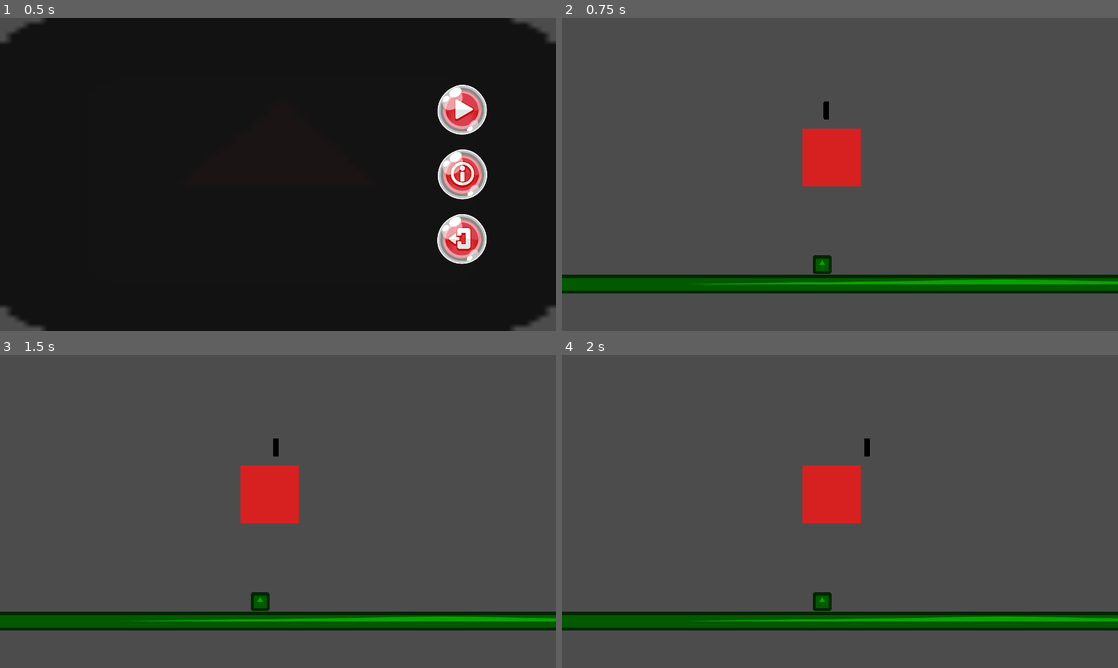
Above: before the commit, frames 1-4 (two rows, left to right).
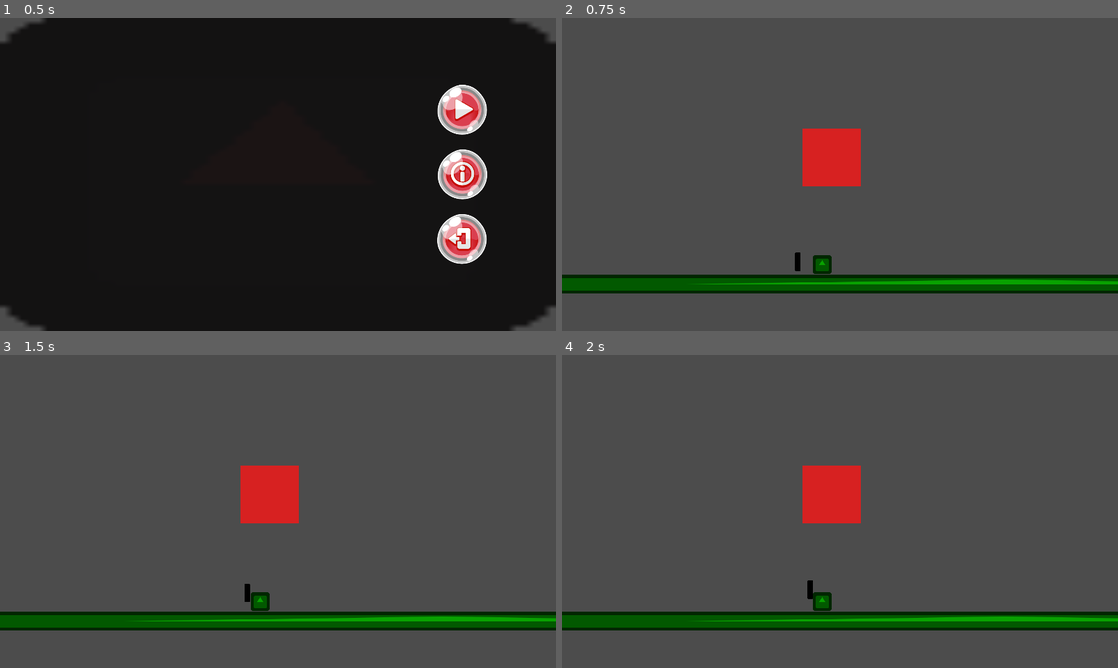
Above: after the commit, the same moments.

Repository: talentomarcos/keep_sleeping_mini_jam_68_sleep
Game: Godot game, scene res://_scenes/MainMenu.tscn
The game is run twice, just before and just after one commit, with the same random seed, the same clock (stepped at 60 frames per second) and the same inputs. The engine's default icon, where the game draws it, is replaced by a stand-in: a white triangle on a blue panel in a dark square.
Inputs (mouse positions are in pixels of both pictures, inside the frame that each line leads up to):
- Up to frame 1 (0.5 s): no input
- Up to frame 2 (0.75 s): click (1023, 108) at 0.5 s
- Up to frame 3 (1.5 s): tap Enter at 1.25 s; hold D (right) from 1.28 s (still down); hold Space (jump) from 1.28 s (still down)
- Up to frame 4 (2 s): keep holding D (right); keep holding Space (jump)

Frame 1 is identical in both runs. In frame 2, 0.1% of the frame differs, in the area x 41-48%, y 26-81%; in frame 3, 0.1%; in frame 4, 0.1%, in the area x 44-56%, y 26-78%.

Commit message:
Added some new functionality and stuff for level design and player movement.

Diff:
--- a/keep_sleeping/_scenes/Level1.tscn
+++ b/keep_sleeping/_scenes/Level1.tscn
@@ -1,12 +1,11 @@
 [gd_scene load_steps=5 format=2]
 
-[ext_resource path="res://icon.png" type="Texture" id=1]
-[ext_resource path="res://characters/Player.gd" type="Script" id=2]
+[ext_resource path="res://characters/Player.tscn" type="PackedScene" id=1]
 [ext_resource path="res://world/Ground.tscn" type="PackedScene" id=3]
+[ext_resource path="res://objects/SoundArea.gd" type="Script" id=4]
 
-[sub_resource type="CapsuleShape2D" id=1]
-radius = 9.28925
-height = 44.7709
+[sub_resource type="CircleShape2D" id=2]
+radius = 65.9201
 
 [node name="Level1" type="Node2D"]
 
@@ -30,17 +29,17 @@
 [node name="Ground2" parent="World" instance=ExtResource( 3 )]
 position = Vector2( 898.469, 850.844 )
 
-[node name="Player" type="KinematicBody2D" parent="."]
-position = Vector2( 913.18, 350.965 )
-collision_mask = 2
-script = ExtResource( 2 )
+[node name="Player" parent="." instance=ExtResource( 1 )]
+position = Vector2( 813.988, 867.805 )
 
-[node name="Collider" type="CollisionShape2D" parent="Player"]
-position = Vector2( 0, -32 )
-shape = SubResource( 1 )
+[node name="SoundArea" type="Area2D" parent="."]
+modulate = Color( 0.0235294, 0.968627, 0.682353, 1 )
+position = Vector2( 659.263, 844.26 )
+input_pickable = false
+collision_layer = 0
+script = ExtResource( 4 )
 
-[node name="Body" type="Sprite" parent="Player"]
-modulate = Color( 0, 0, 0, 1 )
-position = Vector2( 0, -32 )
-scale = Vector2( 0.3, 1 )
-texture = ExtResource( 1 )
+[node name="Collider" type="CollisionShape2D" parent="SoundArea"]
+shape = SubResource( 2 )
+[connection signal="body_entered" from="SoundArea" to="SoundArea" method="_on_body_entered"]
+[connection signal="body_exited" from="SoundArea" to="SoundArea" method="_on_body_exited"]
--- a/keep_sleeping/characters/Player.gd
+++ b/keep_sleeping/characters/Player.gd
@@ -1,19 +1,35 @@
 extends KinematicBody2D
 
-export(float) var max_speed = 200.0
+export(float, 1.0, 500.0, 0.1) var max_speed = 200.0
+export(float, 1.0, 500.0, 0.1) var jump_force = 200.0
+export(float, 1.0, 500.0, 0.1) var gravity_force = 400.0
+export(float, 1.0, 2000.0, 0.1) var max_fall_speed = 1000.0
+
 
 var velocity := Vector2.ZERO
 
-func get_inputs():
-	velocity = Vector2.ZERO
-
+func get_inputs() -> void:
 	velocity.x = Input.get_action_strength('right') - Input.get_action_strength('left')
 #    if Input.is_action_pressed('down'):
 #        velocity = Vector2(-speed, 0).rotated(rotation)
 #    if Input.is_action_pressed('up'):
 #        velocity = Vector2(speed, 0).rotated(rotation)
+	velocity.x *= max_speed
 
-func _physics_process(delta):
+func _input(event: InputEvent) -> void:
+	if event.is_action_pressed("jump") and is_on_floor():
+		jump()
+
+func _physics_process(delta: float) -> void:
+	apply_gravity(delta)
 	get_inputs()
 #	rotation += rotation_dir * rotation_speed * delta
-	velocity = move_and_slide(velocity * max_speed)
+
+	velocity = move_and_slide(velocity, Vector2.UP)
+
+func jump() -> void:
+	velocity.y = -jump_force
+
+func apply_gravity(delta: float) -> void:
+	velocity.y += gravity_force * delta if not is_on_floor() else 0.0
+#	velocity.y = clamp(velocity.y, gravity_force, max_fall_speed)
--- /dev/null
+++ b/keep_sleeping/characters/Player.tscn
@@ -0,0 +1,22 @@
+[gd_scene load_steps=4 format=2]
+
+[ext_resource path="res://icon.png" type="Texture" id=1]
+[ext_resource path="res://characters/Player.gd" type="Script" id=2]
+
+[sub_resource type="CapsuleShape2D" id=1]
+radius = 9.28925
+height = 44.7709
+
+[node name="Player" type="KinematicBody2D"]
+collision_mask = 2
+script = ExtResource( 2 )
+
+[node name="Collider" type="CollisionShape2D" parent="."]
+position = Vector2( 0, -32 )
+shape = SubResource( 1 )
+
+[node name="Body" type="Sprite" parent="."]
+modulate = Color( 0, 0, 0, 1 )
+position = Vector2( 0, -32 )
+scale = Vector2( 0.3, 1 )
+texture = ExtResource( 1 )
--- /dev/null
+++ b/keep_sleeping/objects/SoundArea.gd
@@ -0,0 +1,14 @@
+extends Area2D
+
+var is_inside_the_area := false
+
+func _on_body_entered(body) -> void:
+	is_inside_the_area = true
+
+
+func _on_body_exited(body) -> void:
+	is_inside_the_area = false
+
+func _process(delta: float) -> void:
+	if is_inside_the_area:
+		print("Inside!")
